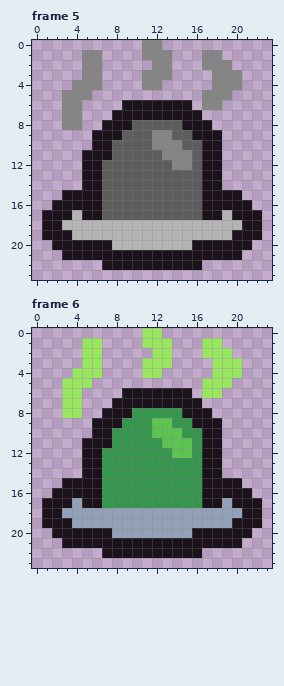
Edited in one commit: pixel-art file (Assets/HUD/NotificationBar/NotificationBarIcons.aseprite). That is the earlier state.
24x24 pixels, 12 frames. Shown: frame 5, frame 6.
Now the later version:
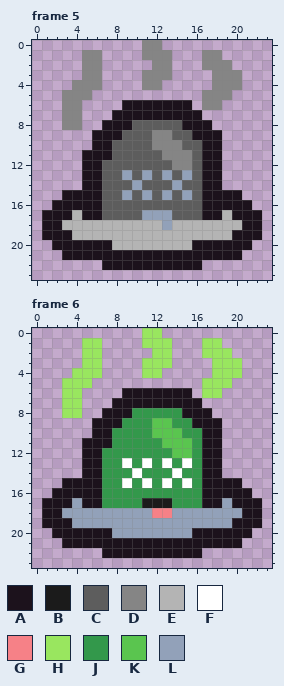
Palette (. is transparent): A #1c121c  B #1b1b1b  C #5d5d5d  D #858585  E #b4b4b4  F #ffffff  G #f68187  H #99e65f  J #33984b  K #5ac54f  L #92a1b9
Diff:
--- frame 5
@@ x 7..17 @@
 12 CCCCCCCDDCA
-13 CCCCCCCCCCA
-14 CCCCCCCCCCA
-15 CCCCCCCCCCA
+13 CCLCLCLCLCA
+14 CCCLCCCLCCA
+15 CCLCLCLCLCA
 16 CCCCCCCCCCA
-17 CCCCCCCCCCA
-18 EEEEEEEEEEE
+17 CCCCLLLCCCA
+18 EEEEEELEEEE
 19 EEEEEEEEEEE
--- frame 6
@@ x 7..17 @@
 12 JJJJJJJKKJA
-13 JJJJJJJJJJA
-14 JJJJJJJJJJA
-15 JJJJJJJJJJA
+13 JJFJFJFJFJA
+14 JJJFJJJFJJA
+15 JJFJFJFJFJA
 16 JJJJJJJJJJA
-17 JJJJJJJJJJA
-18 LLLLLLLLLLL
+17 JJJJBBBJJJA
+18 LLLLLGGLLLL
 19 LLLLLLLLLLL
